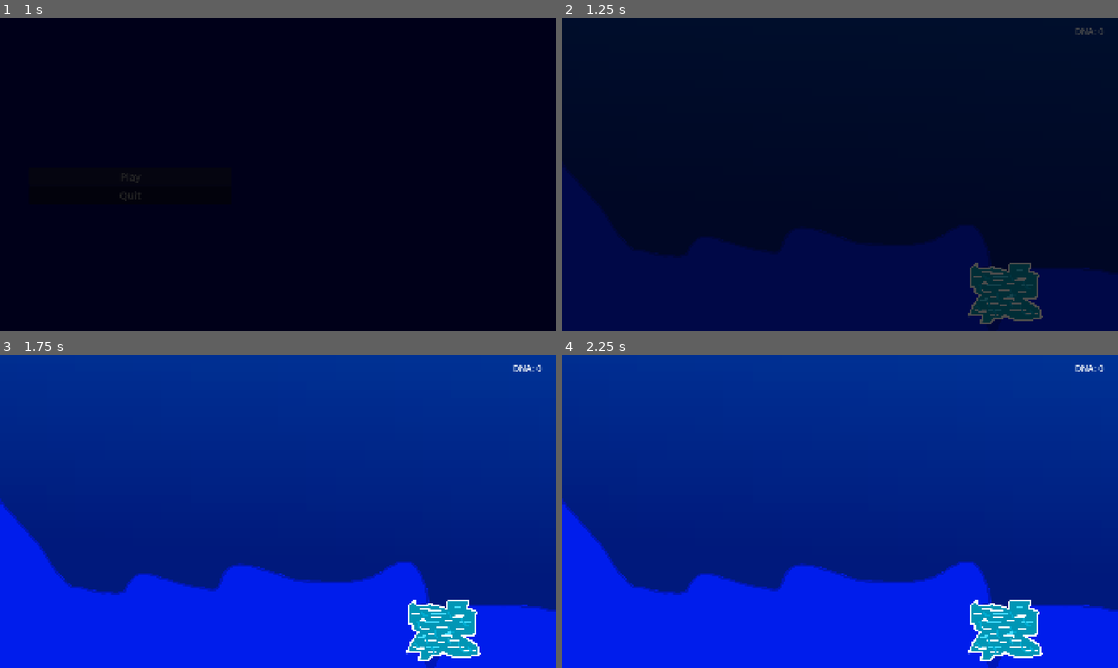
Above: before the commit, frames 1-4 (two rows, left to right).
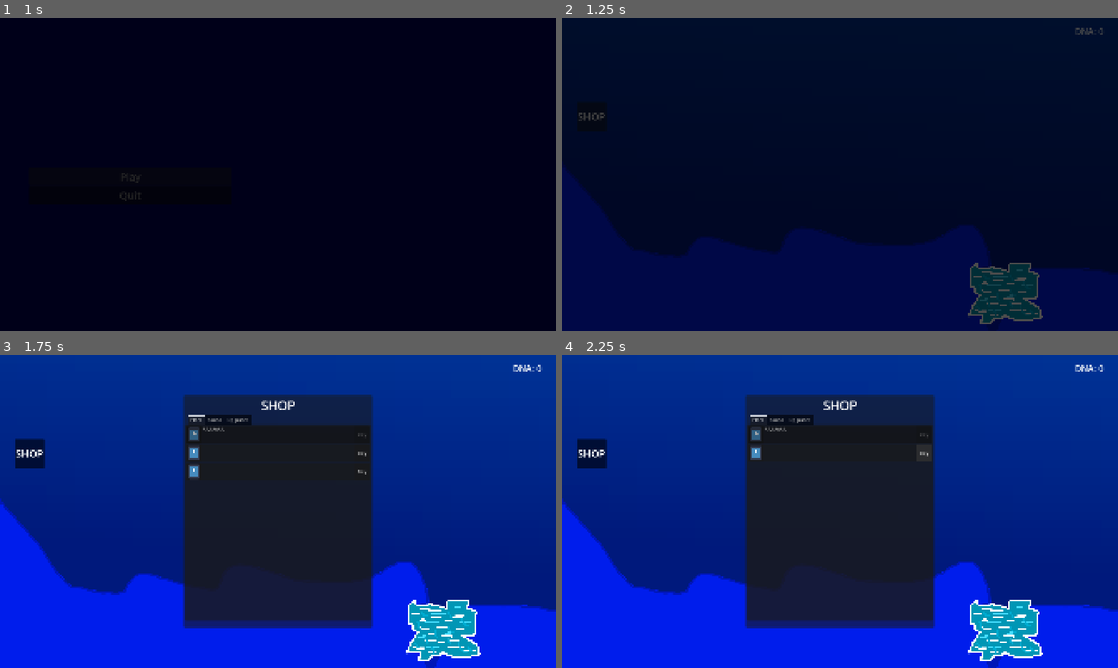
Above: after the commit, the same moments.

Repository: Lucasc0-Git/fishstem
Game: Godot game, scene res://scenes/ui/start_scene.tscn
The game is run twice, just before and just after one commit, with the same random seed, the same clock (stepped at 60 frames per second) and the same inputs. The engine's default icon, where the game draws it, is replaced by a stand-in: a white triangle on a blue panel in a dark square.
Inputs (mouse positions are in pixels of both pictures, inside the frame that each line leads up to):
- Up to frame 1 (1 s): click "Play" at 0.5 s
- Up to frame 2 (1.25 s): no input
- Up to frame 3 (1.75 s): click (27, 452) at 1.25 s, where only the run after the commit has a clickable "SHOP"
- Up to frame 4 (2.25 s): click (923, 452) at 2 s, where only the run after the commit has a clickable "Buy"

Frame 1 is identical in both runs. In frame 2, less than 0.1% of the frame differs, in the area x 3-8%, y 30-33%; in frame 3, 26%, in the area x 2-68%, y 12-88%; in frame 4, 26%.

Commit message:
Added rewards fro minigames and shop

Diff:
--- a/autoload/GameManager.gd
+++ b/autoload/GameManager.gd
@@ -22,7 +22,7 @@
 
 func remove_dna(amount: int) -> void:
 	if amount < 0: return
-	dna += amount
+	dna -= amount
 	dna_changed.emit()
 
 func set_dna(amount: int) -> void:
--- a/autoload/MinigameManager.gd
+++ b/autoload/MinigameManager.gd
@@ -1,7 +1,7 @@
 extends Node
 
 signal minigame_started
-signal minigame_finished(success: bool)
+signal minigame_finished(success: bool, rewards: Dictionary)
 
 var active_minigame: Minigame = null
 
@@ -16,8 +16,8 @@
 	active_minigame.start_minigame(config)
 	minigame_started.emit()
 
-func _on_minigame_completed(success: bool) -> void:
-	minigame_finished.emit(success)
+func _on_minigame_completed(success: bool, rewards: Dictionary) -> void:
+	minigame_finished.emit(success, rewards)
 	active_minigame.cleanup()
 	GameManager.minigame_active = false
 	active_minigame = null
--- a/project.godot
+++ b/project.godot
@@ -93,6 +93,16 @@
 "events": [Object(InputEventMouseButton,"resource_local_to_scene":false,"resource_name":"","device":-1,"window_id":0,"a …(258 unchanged characters)…
 ]
 }
+DEBUG_add_dna={
+"deadzone": 0.2,
+"events": [Object(InputEventKey,"resource_local_to_scene":false,"resource_name":"","device":-1,"window_id":0,"alt_pressed":false,"shift_pressed":false,"ctrl_pressed":false,"meta_pressed":false,"pressed":false,"keycode":0,"physical_keycode":72,"key_label":0,"unicode":104,"location":0,"echo":false,"script":null)
+]
+}
+DEBUG_toggle_debug_overlay={
+"deadzone": 0.2,
+"events": [Object(InputEventKey,"resource_local_to_scene":false,"resource_name":"","device":-1,"window_id":0,"alt_pressed":false,"shift_pressed":false,"ctrl_pressed":false,"meta_pressed":false,"pressed":false,"keycode":0,"physical_keycode":4194332,"key_label":0,"unicode":0,"location":0,"echo":false,"script":null)
+]
+}
 
 [physics]
 
--- a/scenes/ui/hud.tscn
+++ b/scenes/ui/hud.tscn
@@ -3,9 +3,18 @@
 [ext_resource type="Script" uid="uid://desyhk15fndx8" path="res://scripts/ui/hud.gd" id="1_0mwgc"]
 [ext_resource type="Script" uid="uid://dvpvv5bk36nw6" path="res://scripts/ui/pause_menu.gd" id="2_hqnrr"]
 [ext_resource type="Theme" uid="uid://dbtfoo2xn6vwi" path="res://themes/DefaultTheme.tres" id="3_bo48s"]
+[ext_resource type="PackedScene" uid="uid://cbhswcbvrqt7w" path="res://scenes/ui/shop_item.tscn" id="4_8qguk"]
+[ext_resource type="Script" uid="uid://d2udyl6ax5foa" path="res://scripts/ui/shop.gd" id="4_136eg"]
+[ext_resource type="Texture2D" uid="uid://c6xtxrsmcwuom" path="res://icon.svg" id="6_oj5la"]
 
 [sub_resource type="LabelSettings" id="LabelSettings_2a8ad"]
 font_size = 30
+
+[sub_resource type="LabelSettings" id="LabelSettings_kx0co"]
+font_size = 43
+
+[sub_resource type="LabelSettings" id="LabelSettings_o0ah7"]
+font_size = 28
 
 [node name="HUD" type="CanvasLayer" unique_id=2110349245]
 process_mode = 3
@@ -38,8 +47,25 @@
 label_settings = SubResource("LabelSettings_2a8ad")
 horizontal_alignment = 2
 
+[node name="ShopButton" type="Button" parent="InGameHUD" unique_id=1346796316]
+custom_minimum_size = Vector2(100, 100)
+layout_mode = 1
+anchors_preset = 4
+anchor_top = 0.5
+anchor_bottom = 0.5
+offset_left = 50.0
+offset_top = -250.0
+offset_right = 150.0
+offset_bottom = -150.0
+grow_vertical = 2
+theme = ExtResource("3_bo48s")
+toggle_mode = true
+text = "SHOP"
+
 [node name="PauseMenu" type="Control" parent="." unique_id=215487416]
 process_mode = 3
+visible = false
+z_index = 20
 layout_mode = 3
 anchors_preset = 15
 anchor_right = 1.0
@@ -78,6 +104,123 @@
 layout_mode = 2
 text = "Quit"
 
+[node name="Shop" type="Control" parent="." unique_id=1499096345]
+process_mode = 1
+layout_mode = 3
+anchors_preset = 15
+anchor_right = 1.0
+anchor_bottom = 1.0
+grow_horizontal = 2
+grow_vertical = 2
+mouse_filter = 2
+script = ExtResource("4_136eg")
+
+[node name="PanelContainer" type="PanelContainer" parent="Shop" unique_id=1590857832]
+custom_minimum_size = Vector2(650, 800)
+layout_mode = 1
+anchors_preset = 8
+anchor_left = 0.5
+anchor_top = 0.5
+anchor_right = 0.5
+anchor_bottom = 0.5
+offset_left = -20.0
+offset_top = -20.0
+offset_right = 20.0
+offset_bottom = 20.0
+grow_horizontal = 2
+grow_vertical = 2
+
+[node name="MarginContainer" type="MarginContainer" parent="Shop/PanelContainer" unique_id=2097883982]
+layout_mode = 2
+theme_override_constants/margin_left = 5
+theme_override_constants/margin_top = 5
+theme_override_constants/margin_right = 5
+theme_override_constants/margin_bottom = 5
+
+[node name="VBoxContainer" type="VBoxContainer" parent="Shop/PanelContainer/MarginContainer" unique_id=366661797]
+layout_mode = 2
+
+[node name="Label" type="Label" parent="Shop/PanelContainer/MarginContainer/VBoxContainer" unique_id=371119627]
+layout_mode = 2
+text = "SHOP"
+label_settings = SubResource("LabelSettings_kx0co")
+horizontal_alignment = 1
+
+[node name="TabContainer" type="TabContainer" parent="Shop/PanelContainer/MarginContainer/VBoxContainer" unique_id=1673849060]
+layout_mode = 2
+current_tab = 0
+
+[node name="Flora" type="ScrollContainer" parent="Shop/PanelContainer/MarginContainer/VBoxContainer/TabContainer" unique_id=1394519231]
+unique_name_in_owner = true
+custom_minimum_size = Vector2(0, 677)
+layout_mode = 2
+horizontal_scroll_mode = 0
+metadata/_tab_index = 0
+
+[node name="MarginContainer" type="MarginContainer" parent="Shop/PanelContainer/MarginContainer/VBoxContainer/TabContainer/Flora" unique_id=319339646]
+layout_mode = 2
+size_flags_horizontal = 3
+theme_override_constants/margin_left = 5
+theme_override_constants/margin_top = 5
+theme_override_constants/margin_right = 5
+theme_override_constants/margin_bottom = 5
+
+[node name="VBoxContainer" type="VBoxContainer" parent="Shop/PanelContainer/MarginContainer/VBoxContainer/TabContainer/Flora/MarginContainer" unique_id=652779707]
+layout_mode = 2
+
+[node name="ShopItem" parent="Shop/PanelContainer/MarginContainer/VBoxContainer/TabContainer/Flora/MarginContainer/VBoxContainer" unique_id=579119696 instance=ExtResource("4_8qguk")]
+layout_mode = 2
+icon = ExtResource("6_oj5la")
+id = "kelp"
+description = "AAAAAAA"
+base_cost = 10
+
+[node name="ShopItem2" parent="Shop/PanelContainer/MarginContainer/VBoxContainer/TabContainer/Flora/MarginContainer/VBoxContainer" unique_id=1422243128 instance=ExtResource("4_8qguk")]
+layout_mode = 2
+
+[node name="ShopItem3" parent="Shop/PanelContainer/MarginContainer/VBoxContainer/TabContainer/Flora/MarginContainer/VBoxContainer" unique_id=1565308037 instance=ExtResource("4_8qguk")]
+layout_mode = 2
+
+[node name="Fauna" type="ScrollContainer" parent="Shop/PanelContainer/MarginContainer/VBoxContainer/TabContainer" unique_id=1655477402]
+unique_name_in_owner = true
+visible = false
+custom_minimum_size = Vector2(0, 677)
+layout_mode = 2
+horizontal_scroll_mode = 0
+metadata/_tab_index = 1
+
+[node name="Upgrades" type="ScrollContainer" parent="Shop/PanelContainer/MarginContainer/VBoxContainer/TabContainer" unique_id=1698175296]
+unique_name_in_owner = true
+visible = false
+custom_minimum_size = Vector2(0, 677)
+layout_mode = 2
+horizontal_scroll_mode = 0
+metadata/_tab_index = 2
+
+[node name="DEBUGOverlay" type="Control" parent="." unique_id=93092433]
+process_mode = 3
+visible = false
+z_index = 4096
+layout_mode = 3
+anchors_preset = 15
+anchor_right = 1.0
+anchor_bottom = 1.0
+grow_horizontal = 2
+grow_vertical = 2
+mouse_filter = 2
+
+[node name="Label" type="Label" parent="DEBUGOverlay" unique_id=1573850698]
+layout_mode = 0
+offset_right = 40.0
+offset_bottom = 23.0
+text = "DEBUG OVERLAY. Press F1 to hide.
+
+DEBUG actions:
+
+Add_dna - H"
+label_settings = SubResource("LabelSettings_o0ah7")
+
+[connection signal="toggled" from="InGameHUD/ShopButton" to="." method="_on_shop_button_toggled"]
 [connection signal="pressed" from="PauseMenu/VBoxContainer/ResumeButton" to="PauseMenu" method="_on_resume_button_pressed"]
 [connection signal="pressed" from="PauseMenu/VBoxContainer/MenuButton" to="PauseMenu" method="_on_menu_button_pressed"]
 [connection signal="pressed" from="PauseMenu/VBoxContainer/QuitButton" to="PauseMenu" method="_on_quit_button_pressed"]
--- /dev/null
+++ b/scenes/ui/shop_item.tscn
@@ -0,0 +1,45 @@
+[gd_scene format=3 uid="uid://cbhswcbvrqt7w"]
+
+[ext_resource type="Script" uid="uid://caq7tegbpht8k" path="res://scripts/ui/shop_item.gd" id="1_strbt"]
+[ext_resource type="Texture2D" uid="uid://c6xtxrsmcwuom" path="res://icon.svg" id="2_obnp4"]
+
+[node name="ShopItem" type="PanelContainer" unique_id=579119696]
+custom_minimum_size = Vector2(50, 60)
+offset_right = 109.0
+offset_bottom = 60.0
+size_flags_horizontal = 3
+script = ExtResource("1_strbt")
+disabled_color = Color(0.69135684, 0.6913568, 0.69135684, 1)
+
+[node name="HBoxContainer" type="HBoxContainer" parent="." unique_id=683991094]
+layout_mode = 2
+
+[node name="PanelContainer" type="PanelContainer" parent="HBoxContainer" unique_id=1746317082]
+custom_minimum_size = Vector2(50, 0)
+layout_mode = 2
+
+[node name="MarginContainer" type="MarginContainer" parent="HBoxContainer/PanelContainer" unique_id=1368435573]
+layout_mode = 2
+theme_override_constants/margin_left = 4
+theme_override_constants/margin_top = 4
+theme_override_constants/margin_right = 4
+theme_override_constants/margin_bottom = 4
+
+[node name="Icon" type="TextureRect" parent="HBoxContainer/PanelContainer/MarginContainer" unique_id=1718838172]
+unique_name_in_owner = true
+layout_mode = 2
+texture = ExtResource("2_obnp4")
+expand_mode = 1
+
+[node name="Description" type="RichTextLabel" parent="HBoxContainer" unique_id=466613484]
+unique_name_in_owner = true
+layout_mode = 2
+size_flags_horizontal = 3
+
+[node name="BuyButton" type="Button" parent="HBoxContainer" unique_id=1510189759]
+unique_name_in_owner = true
+custom_minimum_size = Vector2(50, 0)
+layout_mode = 2
+text = "Buy"
+
+[connection signal="pressed" from="HBoxContainer/BuyButton" to="." method="_on_buy_button_pressed"]
--- a/scripts/main/main.gd
+++ b/scripts/main/main.gd
@@ -3,17 +3,33 @@
 
 @onready var map: Map = $Map
 
+var available_purchases: Dictionary[String, bool] = {}
+var player_purchased: Dictionary[String, bool] = {}
+
+func _ready() -> void:
+	GameManager.main = self
 
 
-func _ready() -> void:
+	MinigameManager.minigame_started.connect(_on_minigame_started)
+	MinigameManager.minigame_finished.connect(_on_minigame_finished)
 	await get_tree().process_frame
 	GameManager.game_loaded = true
 
-	MinigameManager.minigame_started.connect(_on_minigame_started)
-	MinigameManager.minigame_finished.connect(_on_minigame_finished)
+
+func _input(event: InputEvent) -> void:
+
+
+
+
+	if event.is_action_pressed("DEBUG_add_dna"):
+		GameManager.add_dna(50)
 
 func _on_minigame_started() -> void:
 	map.hide()
 
-func _on_minigame_finished(_success: bool) -> void:
+func _on_minigame_finished(_success: bool, rewards: Dictionary) -> void:
 	map.show()
+
+	for reward in rewards:
+		if reward == "dna":
+			GameManager.add_dna(rewards[reward])
--- a/scripts/main/minigames/base_minigame.gd
+++ b/scripts/main/minigames/base_minigame.gd
@@ -1,7 +1,9 @@
 extends Node2D
 class_name Minigame
 
-signal completed(success: bool)
+@export var rewards: Dictionary = {"dna": 10}
+
+signal completed(success: bool, rewards: Dictionary)
 
 func start_minigame(_config: Dictionary = {}) -> void:
 	pass
--- a/scripts/main/minigames/ice_breaking_minigame.gd
+++ b/scripts/main/minigames/ice_breaking_minigame.gd
@@ -1,5 +1,6 @@
 extends Minigame
 class_name IceBreakingMinigame
+
 
 @onready var ice_layer: TileMapLayer = $TileMapLayer
 
@@ -26,7 +27,7 @@
 
 func _input(event: InputEvent) -> void:
 
-	if event.is_action_pressed("interact"):
+	if event.is_action_pressed("interact") or (event is InputEventMouseButton and event.button_index == MOUSE_BUTTON_LEFT and event.pressed):
 		var local_pos: Vector2 = ice_layer.to_local(get_global_mouse_position())
 		var cell_coords: Vector2i = ice_layer.local_to_map(local_pos)
 
@@ -52,7 +53,7 @@
 
 func _check_win_condition() -> void:
 	if ice_health.is_empty():
-		completed.emit(true)
+		completed.emit(true, rewards)
 
 func cleanup() -> void:
 	queue_free()
--- a/scripts/objects/object.gd
+++ b/scripts/objects/object.gd
@@ -18,5 +18,6 @@
 func _on_interacted() -> void:
 	if not starts_minigame: return
 	MinigameManager.launch(minigame_scene)
-	if await MinigameManager.minigame_finished:
+	var minigame_finished_args: Array = await MinigameManager.minigame_finished
+	if minigame_finished_args[0]:
 		queue_free()
--- a/scripts/player/player.gd
+++ b/scripts/player/player.gd
@@ -32,5 +32,5 @@
 		if camera.zoom <= Vector2(1, 1):
 			camera.zoom = Vector2(1, 1)
 
-func _on_minigame_finished(_success: bool) -> void:
+func _on_minigame_finished(_success: bool, _rewards: Dictionary) -> void:
 	camera.make_current()
--- a/scripts/ui/hud.gd
+++ b/scripts/ui/hud.gd
@@ -3,12 +3,16 @@
 
 
 @onready var dna_label: Label = %DNALabel
+@onready var shop: Shop = $Shop
 
+@onready var debug_overlay: Control = $DEBUGOverlay
 
 
 func _ready() -> void:
 	while not GameManager.game_loaded:
 		await get_tree().process_frame
+
+	shop.visible = false
 
 	if dna_label:
 		dna_label.text = "DNA: %s" % [GameManager.dna]
@@ -18,3 +22,11 @@
 func _on_dna_changed() -> void:
 	if not dna_label: return
 	dna_label.text = "DNA: %s" % [GameManager.dna]
+
+func _on_shop_button_toggled(toggled_on: bool) -> void:
+	shop.visible = toggled_on
+
+func _input(event: InputEvent) -> void:
+
+	if event.is_action_pressed("DEBUG_toggle_debug_overlay"):
+		debug_overlay.visible = !debug_overlay.visible
--- /dev/null
+++ b/scripts/ui/shop.gd
@@ -0,0 +1,43 @@
+extends Control
+class_name Shop
+
+
+@onready var flora_container: ScrollContainer = %Flora
+@onready var fauna_container: ScrollContainer = %Fauna
+@onready var upgrades_container: ScrollContainer = %Upgrades
+
+var shop_items: Dictionary[String, ShopItem] = {}
+
+func _ready() -> void:
+	while not GameManager.game_loaded:
+		await get_tree().process_frame
+
+	_populate_shop_items_list()
+
+func _populate_shop_items_list() -> void:
+	for node in get_all_children(flora_container):
+		if node is ShopItem:
+			shop_items[node.id] = node
+			GameManager.main.available_purchases[node.id] = true
+			if not node.request_buy.is_connected(_on_player_purchase_requested):
+				node.request_buy.connect(_on_player_purchase_requested)
+
+func _on_player_purchase_requested(id: String, base_cost: int) -> void:
+	if not id in GameManager.main.available_purchases:
+		return
+	if base_cost > GameManager.dna:
+		return
+	GameManager.remove_dna(base_cost)
+	GameManager.main.available_purchases.erase(id)
+	GameManager.main.player_purchased[id] = true
+	if id in shop_items:
+		var node: ShopItem = shop_items[id]
+		shop_items.erase(id)
+		node.queue_free()
+
+func get_all_children(node: Node) -> Array[Node]:
+	var nodes: Array[Node] = []
+	for child in node.get_children():
+		nodes.append(child)
+		nodes.append_array(get_all_children(child))
+	return nodes
--- /dev/null
+++ b/scripts/ui/shop_item.gd
@@ -0,0 +1,45 @@
+extends Control
+class_name ShopItem
+
+@export var icon: Texture2D = null:
+	set(value):
+		icon = value
+		_set_look()
+@export var id: String = ""
+@export var description: String = "":
+	set(value):
+		description = value
+		_set_look()
+@export var base_cost: int = 0
+@export var disabled_color: Color = Color(1, 1, 1)
+
+
+@onready var icon_rect: TextureRect = %Icon
+@onready var description_label: RichTextLabel = %Description
+@onready var buy_button: Button = %BuyButton
+
+signal request_buy(id: String, base_cost: int)
+
+func _ready() -> void:
+	_set_look()
+
+func _set_look() -> void:
+	if not is_node_ready():
+		return
+
+	if icon != null:
+		icon_rect.texture = icon
+		icon_rect.custom_minimum_size = Vector2(icon_rect.size.y, icon_rect.size.y)
+	if description != "":
+		description_label.text = description
+
+func _on_buy_button_pressed() -> void:
+	request_buy.emit(id, base_cost)
+
+func _process(delta: float) -> void:
+	if GameManager.dna < base_cost:
+		modulate = disabled_color
+		buy_button.disabled = true
+	else:
+		modulate = Color(1, 1, 1)
+		buy_button.disabled = false
Not shown, added: scripts/ui/shop.gd.uid
Not shown, added: scripts/ui/shop_item.gd.uid
Binary file changed: textures/ice_minigame/ice_block_broken.png
Not shown, removed: textures/ice_minigame/ice_block_broken.png-autosave.kra
